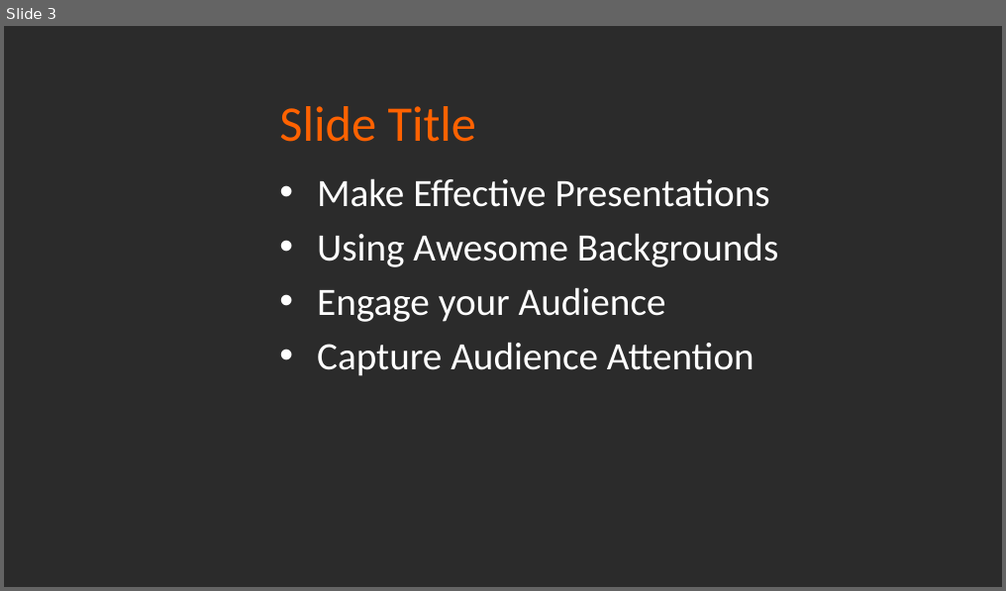
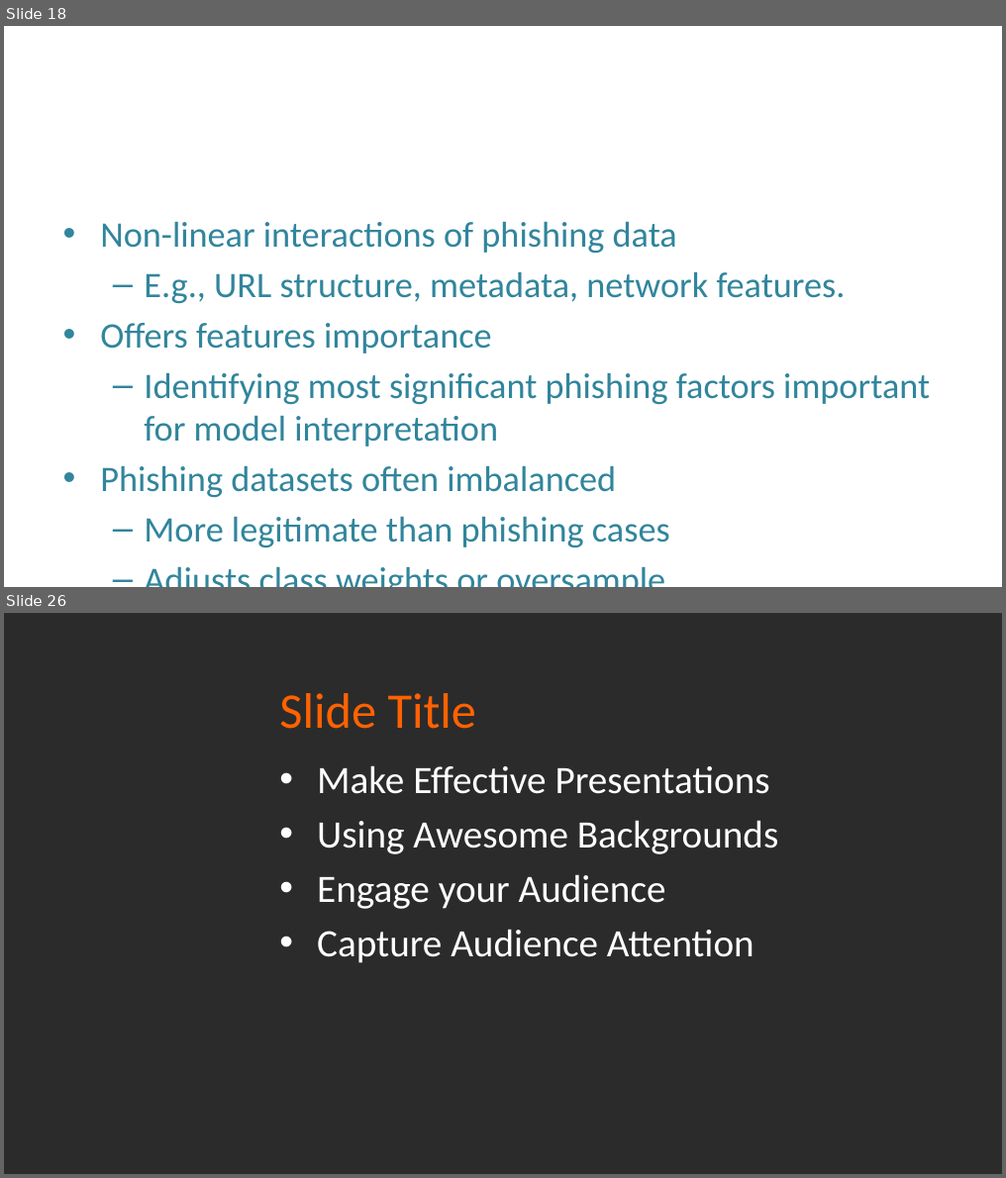
Before and after one commit to brian-campbell/ai-bootcamp-project-2, a slide deck: Machine_Learning_of_Phishing_URL_Data_.pptx. Shown one above the other, each under a label of ours: slide 3 before the commit, slides 18 and 26 after it; the slides between them are not shown. The pictures are 1006x591 and 1006x1178 pixels, drawn with LibreOffice and Linux fonts; fonts in the diff are those of the drawing; background and template pictures are left out; a plain dark background stands for a picture behind light text. Boxes give left, top, right and bottom in pixels: in the first picture for what was removed or moved away, otherwise in the second. Text is boxed around its words. In the diff, an @@ line names an element or a change of style, - is before the commit and + after.

```diff
--- a/Machine_Learning_of_Phishing_URL_Data_.pptx
+++ b/Machine_Learning_of_Phishing_URL_Data_.pptx
@@ slide 18 added at (x1=4, y1=26, x2=1002, y2=587), background picture (left out) @@
@@ title added at (x1=54, y1=57, x2=954, y2=171), 36 pt, text #FFFFFF @@
+RandomForest
@@ text added at (x1=100, y1=222, x2=930, y2=549), 25.9 pt, text #31859C @@
+• Non-linear interactions of phishing data
+  – E.g., URL structure, metadata, network features.
+• Offers features importance
+  – Identifying most significant phishing factors important for model interpretation
+• Phishing datasets often imbalanced
+  – More legitimate than phishing cases
+  – Adjusts class weights or oversample
@@ what was slide 3 is now slide 26 @@
```
Also in this commit, not shown: 1 slide changed, 23 other slides added, 1 slide removed, 2 other files.
